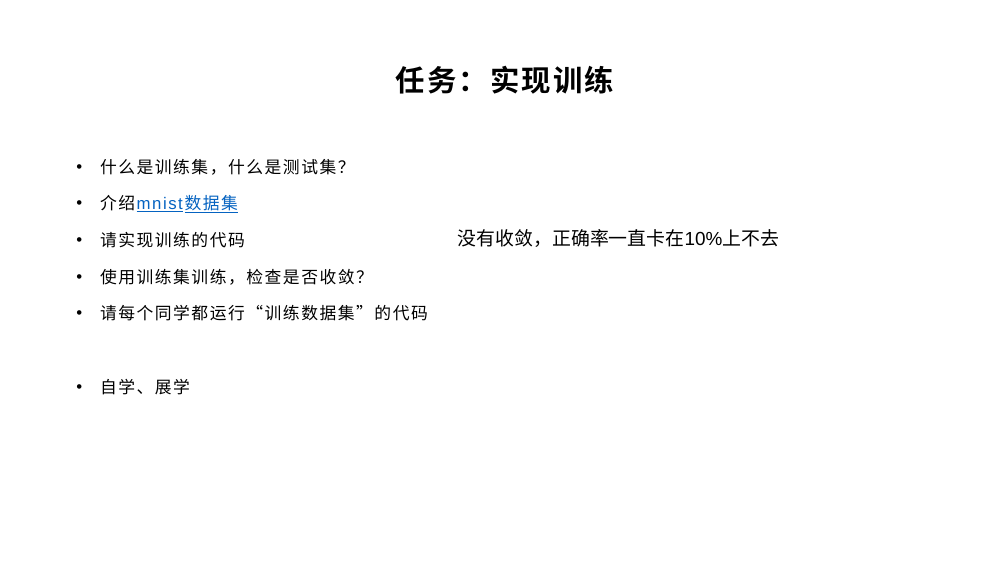
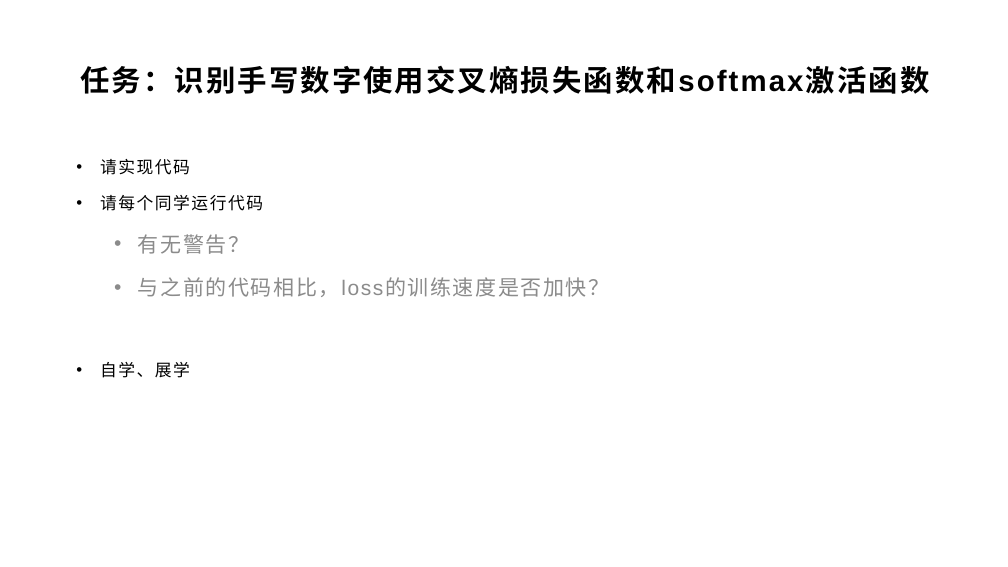
Before and after one commit to yyc-git/DeepLearningEdu, a slide deck: slide 22 of lessons/6_softmax/ppt/使用交叉熵损失函数和Softmax激活函数.pptx (slide 15 before the commit). Drawn at 1008x567 pixels with LibreOffice and Linux fonts; fonts in the diff are those of the drawing; background and template pictures are left out. Boxes give left, top, right and bottom in pixels: in the first picture for what was removed or moved away, otherwise in the second. Text is boxed around its words. In the diff, an @@ line names an element or a change of style, - is before the commit and + after.

```diff
--- a/lessons/6_softmax/ppt/使用交叉熵损失函数和Softmax激活函数.pptx
+++ b/lessons/6_softmax/ppt/使用交叉熵损失函数和Softmax激活函数.pptx
@@ title at (81, 66, 930, 94): text changed @@
-任务：实现训练
+任务：识别手写数字使用交叉熵损失函数和softmax激活函数
@@ text at (100, 159, 610, 297): text changed; size 16 to 20 pt; text colour #000000 to #8C8C8C @@
-• 什么是训练集，什么是测试集？
-• 介绍mnist数据集
-• 请实现训练的代码
-• 使用训练集训练，检查是否收敛？
-• 请每个同学都运行“训练数据集”的代码
+• 请实现代码
+• 请每个同学运行代码
+  • 有无警告？
+  • 与之前的代码相比，loss的训练速度是否加快？
@@ text removed at (458, 229, 779, 247) @@
-没有收敛，正确率一直卡在10%上不去
```
Also in this commit, not shown: 11 other slides changed, 9 slides added, 11 slides removed, 1 other file.
